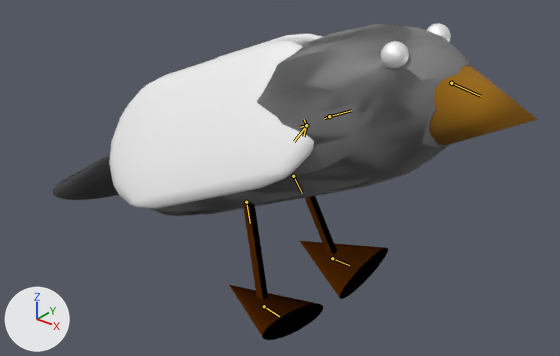
Renders of the glTF model Assets/Misc/pigeon.glb from each side of a commit.
Before and after are seen from a camera (50 mm lens) standing at (12.21, -15.09, 12.57) and looking at (-0.25, 0.49, 2.92). Lighting does not change. The marker at lower left points along +X, +Y and +Z. The bones that bend it are drawn over the model as lines.

In view in the first picture: 'Body', 'Legs'.
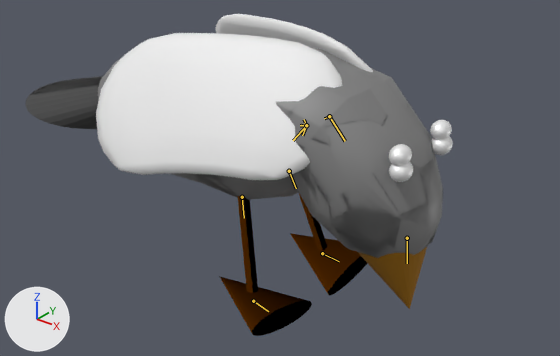
The newer file adds an action. The first version stands in its rest pose; the second is drawn at frame 5 of the action 'ArmatureAction.001'.

Changed parts and their boxes [x1, y1, x2, y2] in the pictures (560 x 356 px):
'Body', posed (12% narrower, 53% taller): before [53, 23, 538, 216]; after [25, 14, 453, 309]
'Legs', posed (7% narrower): before [229, 196, 388, 340]; after [219, 192, 367, 336]
bone 'Bone.001', root to tip: before (306, 125) to (301, 127); after (306, 125) to (301, 125)
bone 'Bone.002', root to tip: before (306, 125) to (300, 127); after (306, 125) to (300, 125)
bone 'Bone.003', root to tip: before (306, 125) to (304, 125); after (306, 125) to (304, 123)
bone 'Bone.006', root to tip: before (306, 125) to (294, 141); after (306, 125) to (293, 140)
bone 'Bone.004', root to tip: before (306, 125) to (303, 136); after (306, 125) to (302, 135)
bone 'Bone.012', root to tip: before (329, 116) to (351, 110); after (329, 116) to (345, 141)

The edits, one by one:
Bone 'Bone.001' (bone_bone_001) turns from (0, 0, 0) to (0, 0, -17) degrees about its own x, y and z.
Bone 'Bone.002' (bone_bone_002) turns from (0, 0, 0) to (9, -10, -14) degrees about its own x, y and z.
Bone 'Bone.003' (bone_bone_003) turns from (0, 0, 0) to (-7, 11, -15) degrees about its own x, y and z.
Bone 'Bone.006' (bone_bone_006) turns from (0, 0, 0) to (-1, -2, -4) degrees about its own x, y and z.
Bone 'Bone.004' (bone_bone_004) turns from (0, 0, 0) to (0, 2, -4) degrees about its own x, y and z.
Bone 'Bone.012' (bone_bone_012) turns from (0, 0, 0) to (-73, 0, 0) degrees about its own x, y and z.
